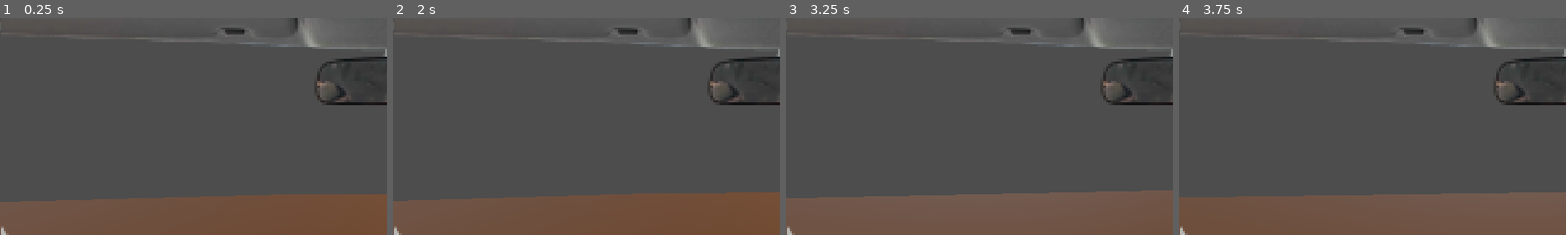
Above: before the commit, frames 1-4 (left to right).
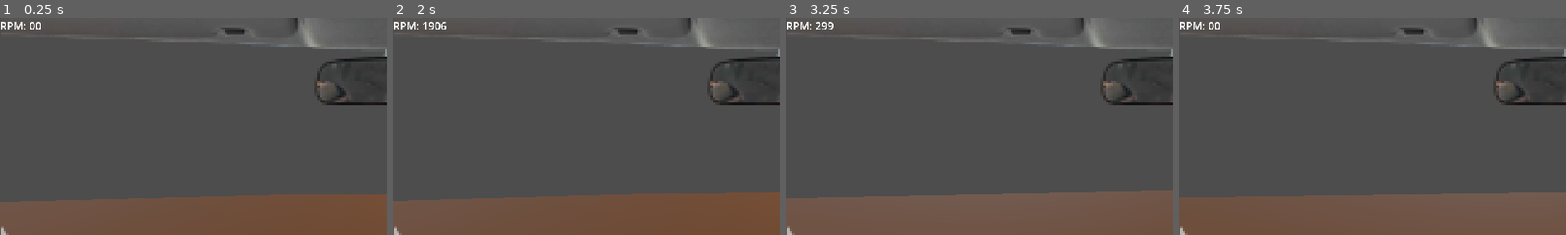
Above: after the commit, the same moments.

Repository: nicquast/reckless_rally
Game: Godot game, scene res://scenes/test_scene.tscn
Two runs of this game, one before a commit and one after it. Both use one fixed random seed, a clock stepped at 60 frames per second and the inputs below.
Inputs:
- Up to frame 1 (0.25 s): no input
- Up to frame 2 (2 s): hold W (Accelerate) from 0.53 s (still down)
- Up to frame 3 (3.25 s): release W (Accelerate) at 2.03 s; hold A (Steer Left) from 2.03 s (still down)
- Up to frame 4 (3.75 s): release A (Steer Left) at 3.53 s; hold Space (Handbrake) from 3.53 s (still down)
The pictures show only the part of the screen within x 0-50%, y 0-50%; the shares and areas given below are measured in that part.

The runs differ from the first frame. In frame 1, 0.2% of the frame differs, in the area x 0-11%, y 1-6%; in frame 2, 0.3%, in the area x 0-14%, y 1-6%; in frame 3, 0.2%; in frame 4, 0.2%.

Commit message:
add reverse functionality

Diff:
--- a/scenes/test_scene.tscn
+++ b/scenes/test_scene.tscn
@@ -47,19 +47,21 @@
 offset_right = 40.0
 offset_bottom = 40.0
 
-[node name="Label" type="Label" parent="Container" unique_id=1145030272 node_paths=PackedStringArray("car_object")]
-layout_mode = 0
-offset_right = 40.0
-offset_bottom = 23.0
-text = "RPM: "
-script = ExtResource("3_nd71p")
-car_object = NodePath("../../Car")
-
 [node name="Cockpit" parent="." unique_id=1905040714 instance=ExtResource("4_7ddre")]
 offset_left = 2.0
 offset_top = 1.0
 offset_right = 2.0
 offset_bottom = 1.0
+
+[node name="Label" type="Label" parent="Cockpit" unique_id=1145030272 node_paths=PackedStringArray("car_object")]
+layout_mode = 0
+offset_left = -2.0
+offset_top = -1.0
+offset_right = 42.0
+offset_bottom = 22.0
+text = "RPM: "
+script = ExtResource("3_nd71p")
+car_object = NodePath("../../Car")
 
 [node name="Trees" type="Node" parent="." unique_id=1516010984]
 
--- a/scripts/car_controller.gd
+++ b/scripts/car_controller.gd
@@ -46,6 +46,30 @@
 
 var is_grounded: bool: get = _get_is_grounded
 
+var is_stationary: bool: get = _is_stationary
+const STATIONARY_VELOCITY_CUTOFF = 0.05
+
+var reverse_gear_active: bool: set = _set_reverse
+
+func _set_reverse(active: bool):
+	reverse_gear_active = active
+
+	# Flip wheels used for steering (front wheels when steering backwars does not really allow for quick turns)
+	for wheel in front_wheels:
+		wheel.use_as_steering = not active
+
+	for wheel in rear_wheels:
+		wheel.use_as_steering = active
+
+		# resets rear wheel steering
+		# (this doesn't happen automatically as the wheel locks when disabling use_as_steering)
+		if not active:
+			wheel.steering = 0
+
+func _is_stationary():
+	return linear_velocity.length() + angular_velocity.length() < STATIONARY_VELOCITY_CUTOFF
+
+
 func _get_is_grounded():
 	var grounded = false
 	for wheel in front_wheels + rear_wheels:
@@ -71,17 +95,31 @@
 
 	var acceleration_input = Input.get_action_strength("Accelerate")
 	var braking_input = Input.get_action_strength("Brake")
+
 	var steering_input = Input.get_action_strength("Steer Left") - Input.get_action_strength("Steer Right")
 
 	if Input.is_action_just_pressed("Handbrake"):
-		activate_handbrake()
+		set_handbrake(true)
 
 	if Input.is_action_just_released("Handbrake"):
-		deactivate_handbrake()
+		set_handbrake(false)
+
+	print_debug(reverse_gear_active)
+
+	if is_stationary and rpm == 0 and braking_input > 0:
+		reverse_gear_active = true
+
+	# We omit the rpm check to allow you to transfer power back into forward gear - good for J turns
+	if reverse_gear_active and acceleration_input > 0:
+		reverse_gear_active = false
+
+	# Use brake or acceleration to increase rpm depending on whether we're in reverse
+	var rpm_input = acceleration_input if not reverse_gear_active else braking_input
 
 	# Simplified rpm acceleration calculation clamp to values over 0 - this definitely needs some work...
-	var rpm_acceleration = throttle_multiplier * acceleration_input * (1.0-(rpm/max_rpm))
-	if acceleration_input == 0.0:
+	var rpm_acceleration = throttle_multiplier * rpm_input * (1.0-(rpm/max_rpm))
+
+	if rpm_input == 0.0:
 		rpm_acceleration = -rpm_damping_curve.sample(rpm)
 
 	#apply rpm acceleration and clamp rpm between 0 and redline
@@ -92,30 +130,23 @@
 	if (brake > 0 and linear_velocity.length() == 0):
 		rpm = 0
 
+	# Used to reverse steering and engine force in reverse
+	var reverse: int = (-1 if reverse_gear_active else 1)
+
 	# Simulate moving a wheel by slowly transitioning from current steering angle to input steering angle
-	steering = move_toward(steering, steering_input * steering_limit, delta * steering_speed)
+	steering = move_toward(steering, steering_input * steering_limit * reverse, delta * steering_speed)
 
-	engine_force = power_curve.sample(rpm)
-	brake = brake_pressure_curve.sample(braking_input * brake_pressure_curve.max_domain)
+	engine_force = power_curve.sample(rpm) * reverse
+
+	# disable braking in reverse (we're using the brake button to reverse)
+	if not reverse_gear_active:
+		brake = brake_pressure_curve.sample(braking_input * brake_pressure_curve.max_domain)
 
 func _process(delta: float) -> void:
 	adjust_audio()
 
 func rpm_load_factor():
 	return (linear_velocity.length() * drag_coefficient)
-
-func activate_handbrake():
-	$"Back Left Wheel".wheel_friction_slip /= 2
-	$"Back Right Wheel".wheel_friction_slip /= 2
-
-	$"Front Left Wheel".wheel_friction_slip *= 2
-	$"Front Right Wheel".wheel_friction_slip *= 2
-func deactivate_handbrake():
-	$"Back Left Wheel".wheel_friction_slip *= 2
-	$"Back Right Wheel".wheel_friction_slip *= 2
-
-	$"Front Left Wheel".wheel_friction_slip /= 2
-	$"Front Right Wheel".wheel_friction_slip /= 2
 
 func adjust_audio():
 	engine_audio_player.pitch_scale = lerpf(1, max_engine_sound_pitch, (rpm/max_rpm))
@@ -127,5 +158,11 @@
 		audio_velocity = 0
 
 	var volume = min(audio_velocity, MAX_GRAVEL_VOLUME_SPEED)/MAX_GRAVEL_VOLUME_SPEED
-	print_debug(volume)
 	gravel_audio_player.volume_linear = volume
+
+func set_handbrake(active: bool):
+	for wheel in rear_wheels:
+		wheel.wheel_friction_slip *= 0.5 if active else 2
+
+	for wheel in front_wheels:
+		wheel.wheel_friction_slip *= 2 if active else 0.5
